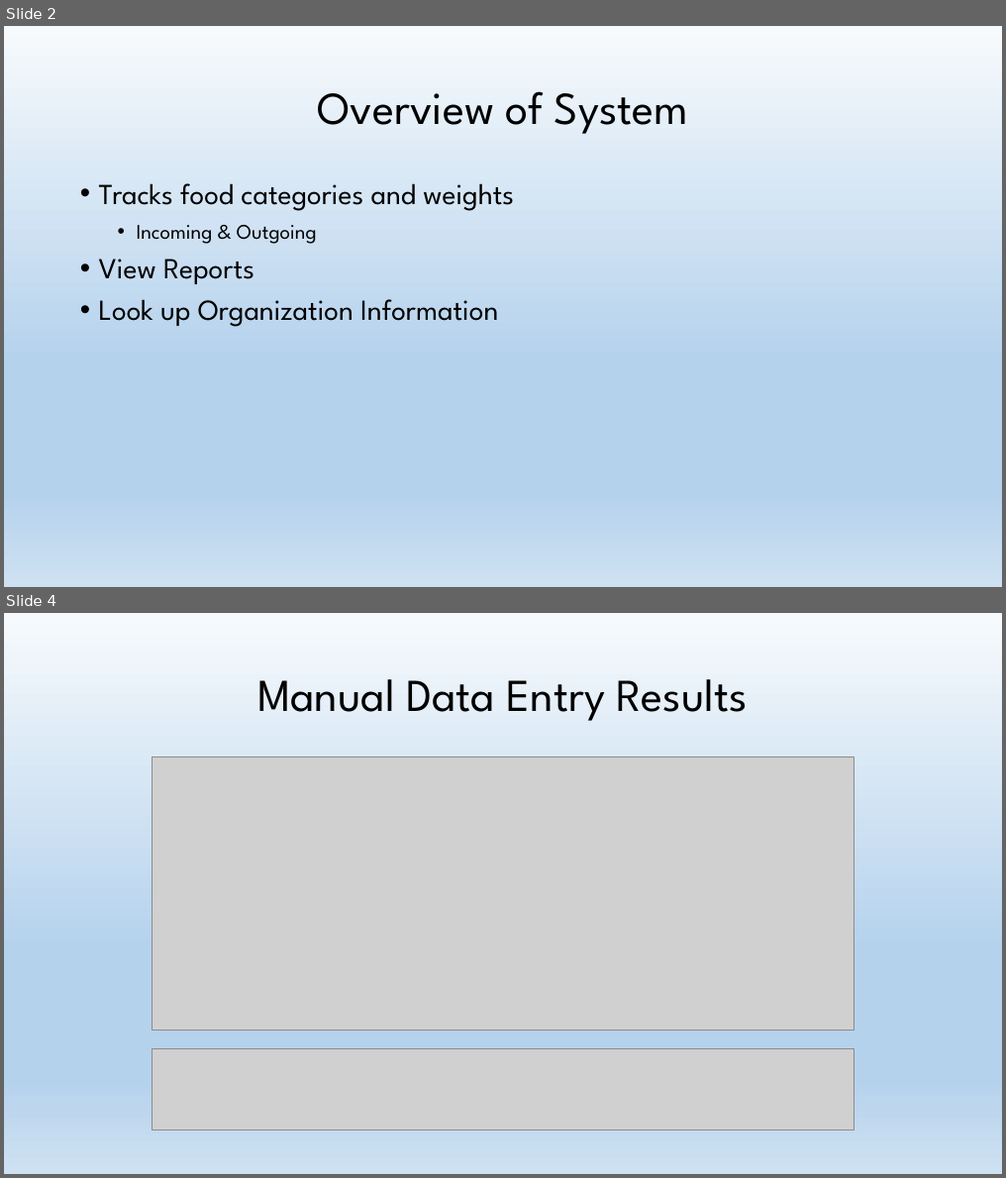
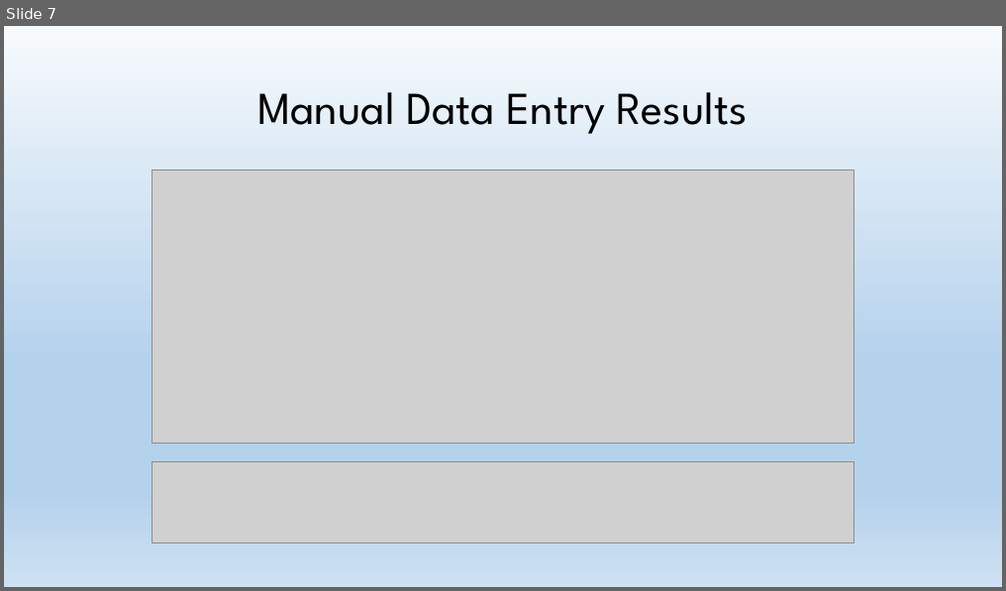
Before and after one commit to ShawnStrong/JustTwoMore, a slide deck: User Eval Report.pptx. Shown one above the other, each under a label of ours: slides 2 and 4 before the commit, slide 7 after it; the slides between them are not shown. The pictures are 1006x1178 and 1006x591 pixels, drawn with LibreOffice and Linux fonts; fonts in the diff are those of the drawing; grey boxes stand for pictures. Boxes give left, top, right and bottom in pixels: in the first picture for what was removed or moved away, otherwise in the second. Text is boxed around its words. In the diff, an @@ line names an element or a change of style, - is before the commit and + after.

```diff
--- a/User Eval Report.pptx
+++ b/User Eval Report.pptx
@@ slide 2 removed at (x1=4, y1=26, x2=1002, y2=587), background gradient #F7FAFD to #B5D2EC to #CEE1F2 @@
@@ title removed at (x1=317, y1=91, x2=688, y2=134) @@
-Overview of System
@@ text removed at (x1=99, y1=183, x2=514, y2=327) @@
-• Tracks food categories and weights
-    • Incoming & Outgoing
-• View Reports
-• Look up Organization Information
@@ what was slide 4 is now slide 7 @@
```
Also in this commit, not shown: 4 slides changed, 4 slides added.
